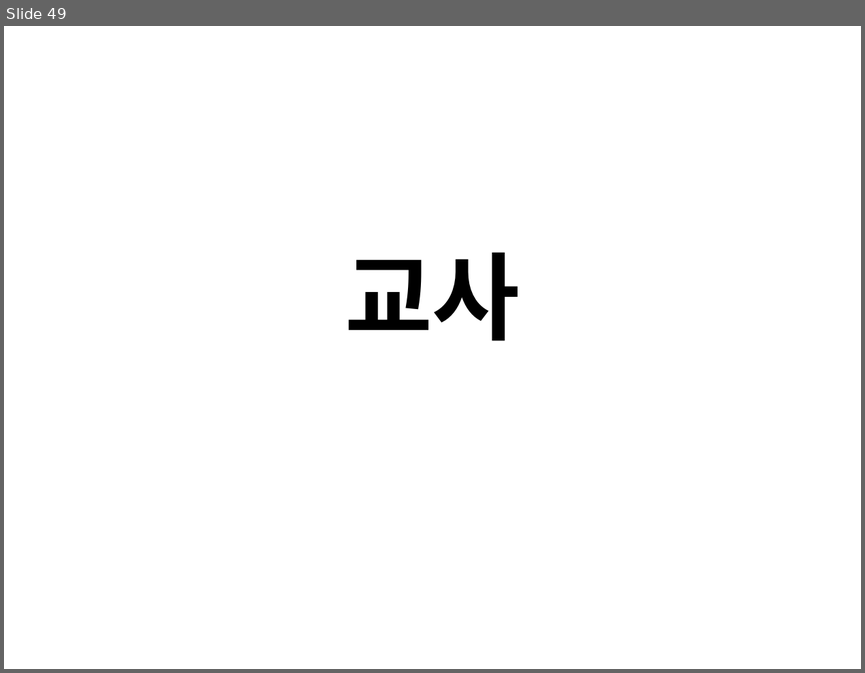
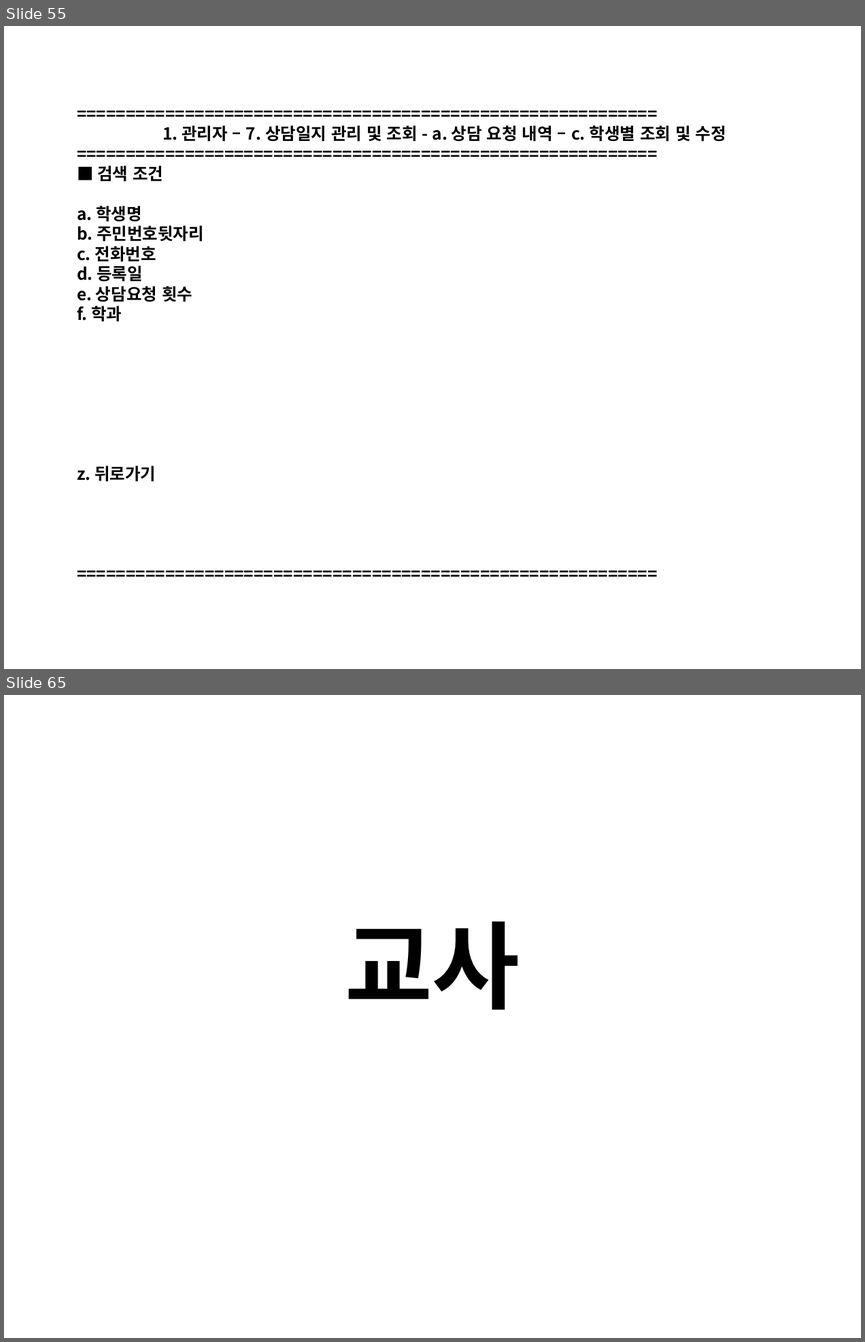
Before and after one commit to Yian-Kim/SEDU-Center, a slide deck: 03. 화면설계/01. 관리자/[디비2조]화면설계_관리자.pptx. Shown one above the other, each under a label of ours: slide 49 before the commit, slides 55 and 65 after it; the slides between them are not shown. The pictures are 865x673 and 865x1342 pixels, drawn with LibreOffice and Linux fonts; fonts in the diff are those of the drawing. Boxes give left, top, right and bottom in pixels: in the first picture for what was removed or moved away, otherwise in the second. Text is boxed around its words. In the diff, an @@ line names an element or a change of style, - is before the commit and + after.

Commit message:
Modify File [[디비2조]화면설계_관리자.pptx]
1. POWER POINT 파일 수정

- [디비2조]화면설계_관리자.pptx 파일 수정
  (03. 화면설계\01. 관리자\[디비2조]화면설계_관리자.pptx)
- 모든 메뉴 추가

```diff
--- a/03. 화면설계/01. 관리자/[디비2조]화면설계_관리자.pptx
+++ b/03. 화면설계/01. 관리자/[디비2조]화면설계_관리자.pptx
@@ slide 55 added at <box>4,26,861,669</box>, background #FFFFFF @@
@@ text added at <box>77,125,726,481</box>, 14 pt, text #000000, bold @@
+===========================================================
+1. 관리자 – 7. 상담일지 관리 및 조회 - a. 상담 요청 내역 – c. 학생별 조회 및 수정
+===========================================================
+■ 검색 조건
+a. 학생명
+b. 주민번호뒷자리
+c. 전화번호
+d. 등록일
+e. 상담요청 횟수
+f. 학과
+z. 뒤로가기
+===========================================================
@@ what was slide 49 is now slide 65 @@
```
Also in this commit, not shown: 4 slides changed, 15 other slides added.
